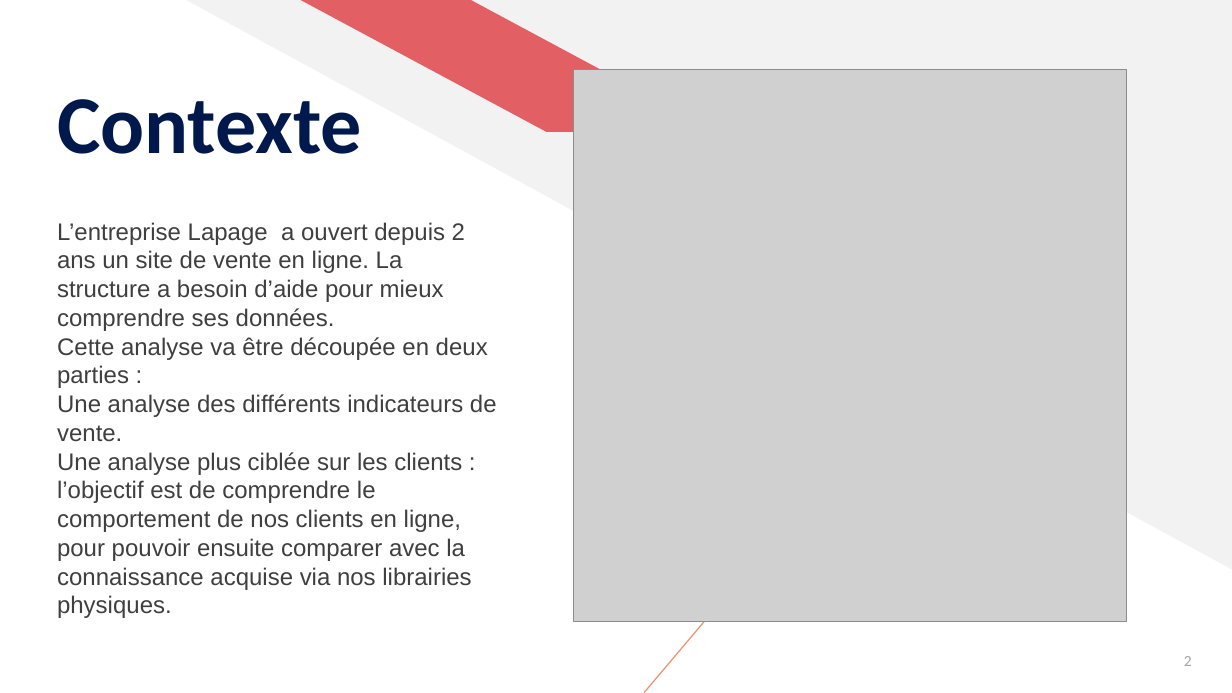
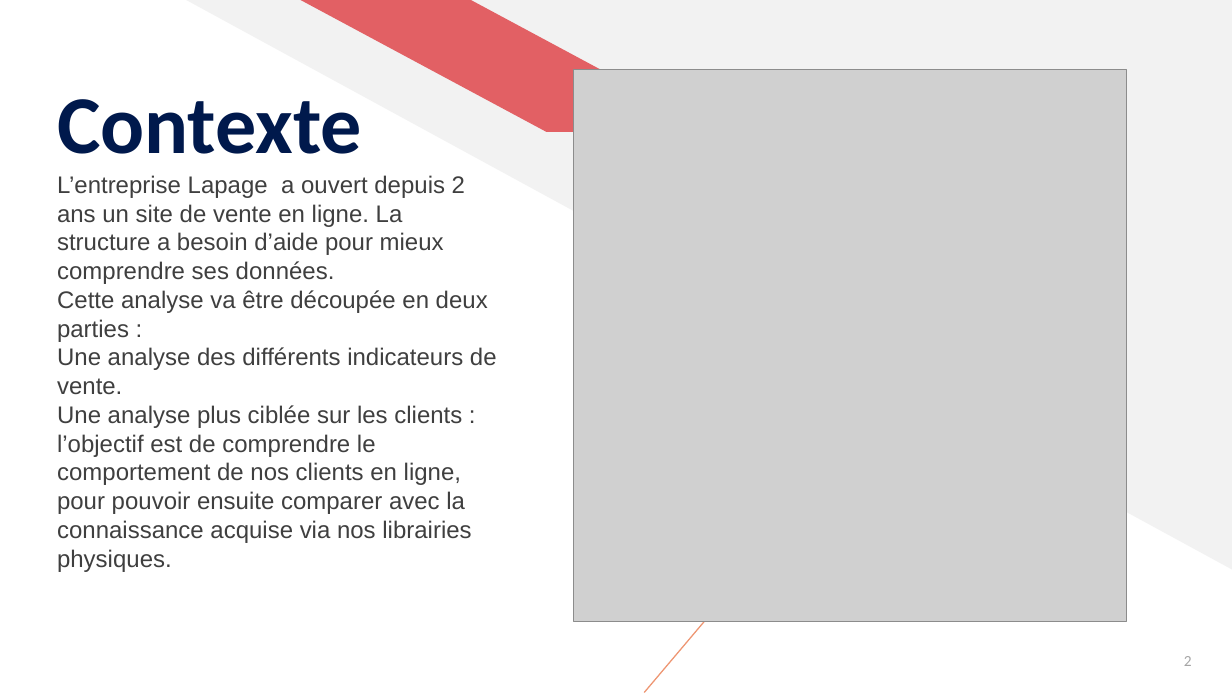
Before and after one commit to ziedbelhocine/Cours-OC, a slide deck: slide 2 of Data_Analyst/Projet_9/Belhocine_Zied_2_support_presentation_042026.pptx. Drawn at 1232x693 pixels with LibreOffice and Linux fonts; fonts in the diff are those of the drawing; grey boxes stand for pictures. Boxes give left, top, right and bottom in pixels: in the first picture for what was removed or moved away, otherwise in the second. Text is boxed around its words. In the diff, an @@ line names an element or a change of style, - is before the commit and + after.

```diff
--- a/Data_Analyst/Projet_9/Belhocine_Zied_2_support_presentation_042026.pptx
+++ b/Data_Analyst/Projet_9/Belhocine_Zied_2_support_presentation_042026.pptx
@@ text "L’entreprise Lapage a ouvert depuis ...": place and size @@
-text "L’entreprise Lapage a ouvert depuis ..." at [57, 222, 497, 590]
+text "L’entreprise Lapage a ouvert depuis ..." at [57, 175, 497, 543]
@@ text "L’entreprise Lapage a ouvert depuis ..." at [57, 175, 497, 543]: indent changed; more space between paragraphs @@
```
Also in this commit, not shown: 8 other slides changed, 15 other files.
